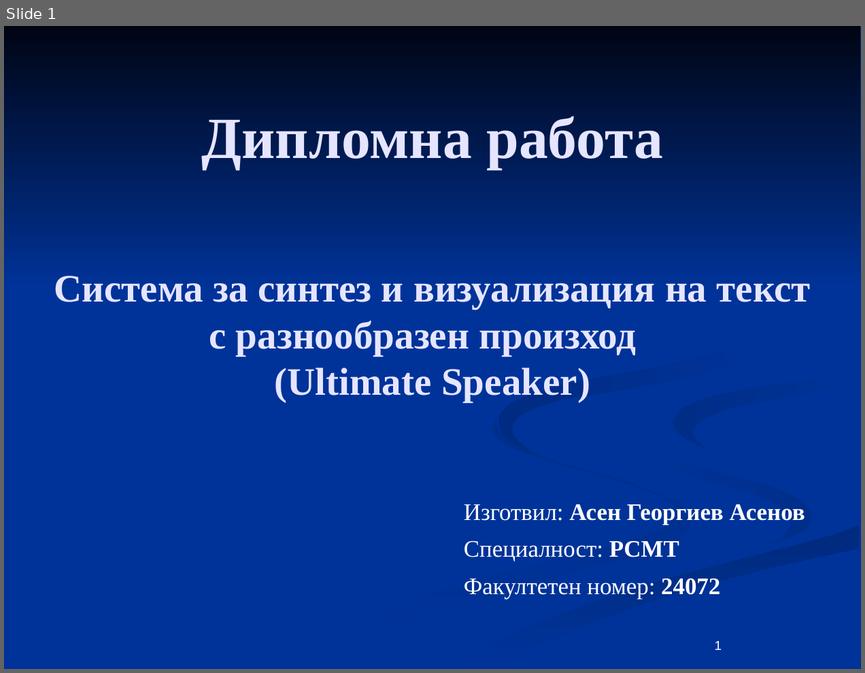
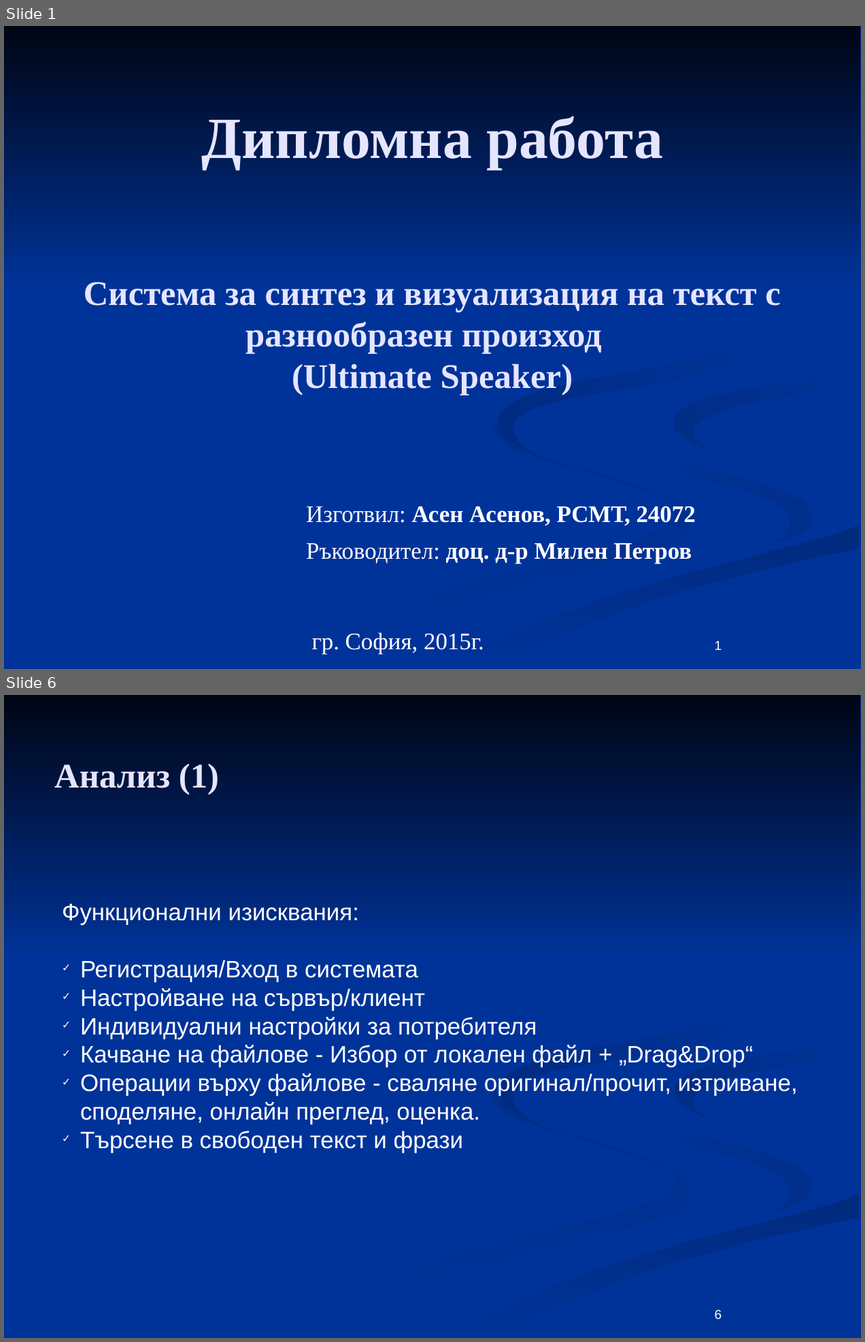
Before and after one commit to aasenov/ultimate-speaker, a slide deck: docs/Diplomna.odp. Shown one above the other, each under a label of ours: slide 1 before the commit, slides 1 and 6 after it; the slides between them are not shown. The pictures are 865x673 and 865x1342 pixels, drawn with LibreOffice and Linux fonts; fonts in the diff are those of the drawing. Boxes give left, top, right and bottom in pixels: in the first picture for what was removed or moved away, otherwise in the second. Text is boxed around its words. In the diff, an @@ line names an element or a change of style, - is before the commit and + after.

```diff
--- a/docs/Diplomna.odp
+++ b/docs/Diplomna.odp
@@ slide 6 added at (4, 695, 861, 1338), background #003399; not listed: 7 template elements that a slide beside it also shows @@
@@ title added at (54, 764, 219, 795), 32 pt, text #E5E5FF, bold @@
+Анализ (1)
@@ text added at (62, 903, 798, 1153), 22 pt, text #FFFFFF @@
+Функционални изисквания:
+✓ Регистрация/Вход в системата
+✓ Настройване на сървър/клиент
+✓ Индивидуални настройки за потребителя
+✓ Качване на файлове - Избор от локален файл + „Drag&Drop“
+✓ Операции върху файлове - сваляне оригинал/прочит, изтриване, споделяне, онлайн преглед, оценка.
+✓ Търсене в свободен текст и фрази
@@ page number added at (715, 1309, 722, 1319), 12 pt, text #FFFFFF @@
+6
@@ slide 1 changed as well @@
@@ title "Система за синтез и визуализация ..." at (84, 282, 781, 395): size 36 to 32 pt @@
@@ subtitle at (306, 505, 696, 564): text changed; bold on @@
-Изготвил: Асен Георгиев Асенов
-Специалност: РСМТ
-Факултетен номер: 24072
+Изготвил: Асен Асенов, РСМТ, 24072
+Ръководител: доц. д-р Милен Петров
@@ text added at (312, 632, 484, 654), 22 pt, text #FFFFFF @@
+гр. София, 2015г.
```
Also in this commit, not shown: 10 other slides added, 9 slides removed.
